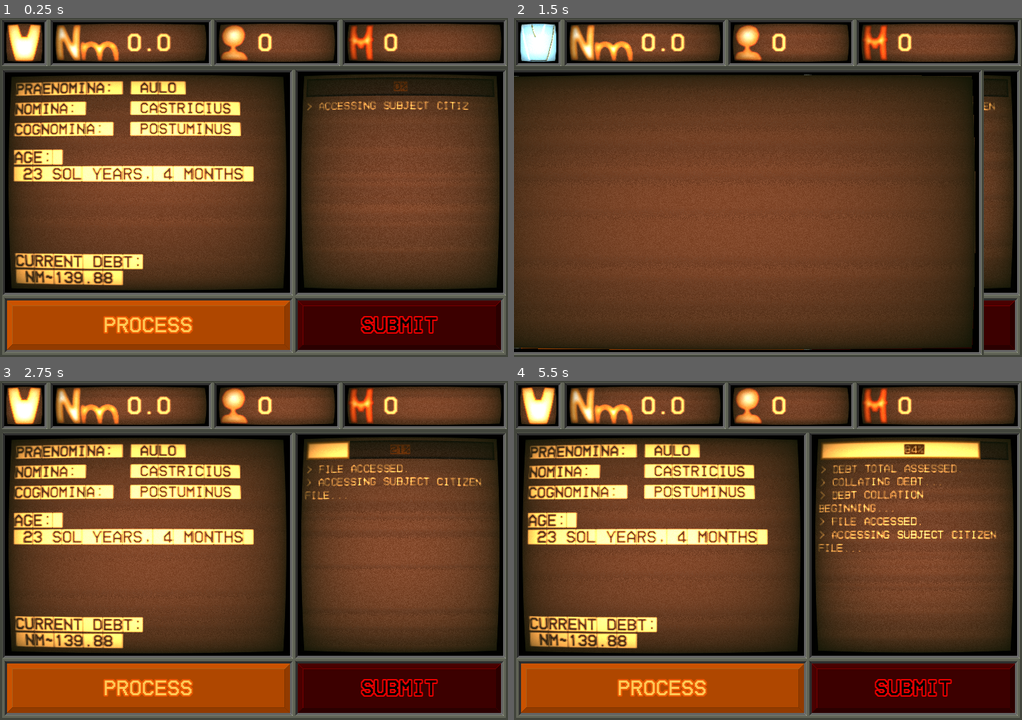
Above: before the commit, frames 1-4 (two rows, left to right).
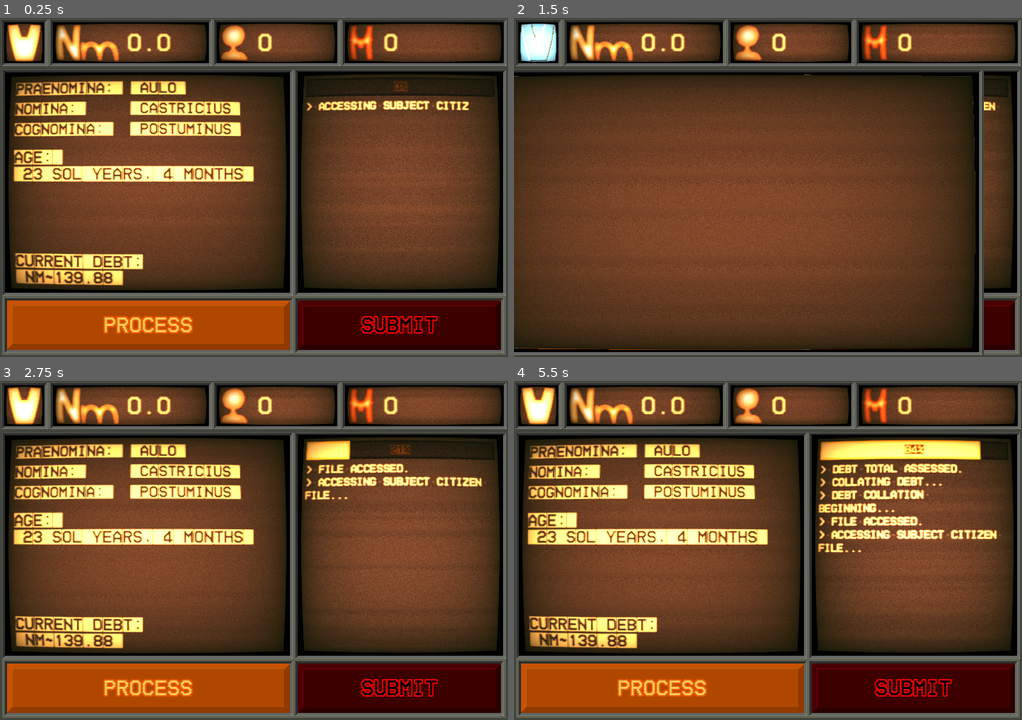
Above: after the commit, the same moments.

Repository: benIoannidis/Societas_Metallica-Processing_Division
Game: Godot game, scene res://main.tscn
The game is run twice, just before and just after one commit, with the same random seed, the same clock (stepped at 60 frames per second) and the same inputs.
Inputs (mouse positions are in pixels of both pictures, inside the frame that each line leads up to):
- Up to frame 1 (0.25 s): no input
- Up to frame 2 (1.5 s): click (539, 41) at 0.5 s; click (539, 41) at 1.25 s
- Up to frame 3 (2.75 s): click "PROCESS" at 2 s
- Up to frame 4 (5.5 s): click "PROCESS" at 2.75 s; click (539, 404) at 3.5 s; tap Enter (Submit) at 4.25, 4.55 s; tap Space (Process) at 4.35 s; click "PROCESS" at 5 s

The runs differ from the first frame. In frame 1, 0.7% of the frame differs, in the area x 60-93%, y 24-28%; in frame 2, less than 0.1%; in frame 3, 1.7%; in frame 4, 4.3%, in the area x 59-96%, y 17-51%.

Commit message:
got audio beep sfx going, as well as screen hum sfx

Diff:
--- a/societas-metallica---processing-division/Scripts/terminal.gd
+++ b/societas-metallica---processing-division/Scripts/terminal.gd
@@ -22,6 +22,8 @@
 @export var upgrade_screen: TextureRect
 
 signal should_iterate_console
+signal terminal_beep_sfx
+signal submission_beep_sfx
 
 var base_pos: Vector2
 func _ready() -> void:
@@ -39,12 +41,6 @@
 		GameManager.request_new_subject()
 		update_subject_details()
 
-func _process(delta: float) -> void:
-	if Input.is_action_just_pressed("Process") and not process_button.disabled:
-		_on_process_button_pressed()
-	if Input.is_action_just_pressed("Submit") and not submit_button.disabled:
-		_on_submit_button_pressed()
-
 func refresh_finacial_data() -> void:
 	var numus_amount: String = String.num(GameManager.total_numus, 2)
 	if GameManager.total_numus > 99.9:
@@ -57,6 +53,7 @@
 	var subject = GameManager.active_subject
 	if subject.is_empty(): return
 
+	terminal_beep_sfx.emit()
 	praenomia_label.text = " " + subject["praenomia"] + " "
 	nomia_label.text = " " + subject["nomia"] + " "
 	cognomia_label.text = " " + subject["cognomia"] + " "
@@ -75,6 +72,7 @@
 	cognomia_label.text = " INVALID QUERY "
 	age_label.text = " APPROPRIATE WORKING AGE "
 	debt_label.text = " NM~" + String.num(GameManager.active_subject["debt"] + 100.0, 2) + " "
+	terminal_beep_sfx.emit()
 
 func clear_subject_details() -> void:
 	praenomia_label.text = ""
@@ -89,7 +87,8 @@
 	GameManager.request_new_subject()
 	progress_bar.value = 0.0
 	clear_subject_details()
-	await await get_tree().create_timer(1).timeout
+	submission_beep_sfx.emit()
+	await get_tree().create_timer(1).timeout
 	update_subject_details()
 
 func _on_process_button_pressed() -> void:
--- /dev/null
+++ b/societas-metallica---processing-division/Scripts/terminal_blip_sfx.gd
@@ -0,0 +1,62 @@
+extends AudioStreamPlayer
+
+@onready var terminal: Control = $".."
+
+func _ready() -> void:
+	terminal.terminal_beep_sfx.connect(func():play_blip_sfx(false))
+	terminal.submission_beep_sfx.connect(func():play_blip_sfx(true))
+
+
+func play_blip_sfx(submission_blip: bool) -> void:
+	var generator: AudioStreamGenerator = AudioStreamGenerator.new()
+	generator.mix_rate = 44100
+	generator.buffer_length = 0.25
+
+	self.stream = generator
+	self.play()
+
+	var playback: AudioStreamPlayback = self.get_stream_playback()
+	if not playback:
+		return
+
+	var sample_rate: float = generator.mix_rate
+
+	var beep_duration: float = 0.12
+	var num_frames: int = int(sample_rate * beep_duration)
+
+	var target_frequency: float = 120.0
+	if submission_blip:
+		target_frequency = 160.0
+
+	var phase: float = 0.0
+
+	for i in range(num_frames):
+		var current_frequency: float = target_frequency
+
+		var increment: float = current_frequency / sample_rate
+		phase = wrapf(phase + increment, 0.0, 1.0)
+
+		var sample: float = 0.05 if phase < 0.5 else -0.05
+
+		var progress: float = float(i) / num_frames
+		if progress > 0.95:
+			var cutoff_fade: float = lerp(1.0, 0.0, (progress - 0.95)/ 0.05)
+			sample *= cutoff_fade
+		playback.push_frame(Vector2(sample, sample))
+
+	if submission_blip:
+		await get_tree().create_timer(0.1).timeout
+		target_frequency /= 2.0
+		for i in range(num_frames):
+			var current_frequency: float = target_frequency
+
+			var increment: float = current_frequency / sample_rate
+			phase = wrapf(phase + increment, 0.0, 1.0)
+
+			var sample: float = 0.05 if phase < 0.5 else -0.05
+
+			var progress: float = float(i) / num_frames
+			if progress > 0.95:
+				var cutoff_fade: float = lerp(1.0, 0.0, (progress - 0.95)/ 0.05)
+				sample *= cutoff_fade
+			playback.push_frame(Vector2(sample, sample))
--- /dev/null
+++ b/societas-metallica---processing-division/Scripts/terminal_hum.gd
@@ -0,0 +1,56 @@
+extends AudioStreamPlayer
+
+@export var hum_volume: float = 0.02
+@export var base_frequency: float = 50.0
+@export var oscillation_speed = 3.0
+
+var playback: AudioStreamPlayback
+var phase: float = 0.0
+var time_elapsed: float = 0.0
+
+func _ready() -> void:
+	var generator: AudioStreamGenerator = AudioStreamGenerator.new()
+	generator.mix_rate = 44100
+	generator.buffer_length = 0.5 # A slightly larger buffer keeps playback smooth
+
+	self.stream = generator
+	self.play()
+
+	playback = self.get_stream_playback()
+
+
+# Called every frame. 'delta' is the elapsed time since the previous frame.
+func _process(delta: float) -> void:
+	if not playback:
+		return
+
+	time_elapsed += delta
+
+	# 2. Keep checking how many free slots are available in the audio buffer
+	var frames_available = playback.get_frames_available()
+
+	# Fill the empty buffer space on the fly
+	for i in range(frames_available):
+		# Create an oscillation (LFO) using a sine wave over time
+		# This subtly swings the pitch up and down by 2.5 Hz to simulate voltage fluctuations
+		var pitch_wobble = sin(time_elapsed * oscillation_speed) * 2.5
+		var current_frequency = base_frequency + pitch_wobble
+
+		# Advance the wave phase
+		var increment = current_frequency / 44100.0
+		phase = wrapf(phase + increment, 0.0, 1.0)
+
+		# --- MULTI-WAVE BUZZ MATH ---
+		# A pure sine wave is too clean. By mixing a smooth sine wave with a harsh square wave,
+		# we get that perfect harsh "electrical transformer rattling against metal" timbre.
+		var sine_component = sin(phase * (PI * 2))
+		var square_component = 0.3 if phase < 0.5 else -0.3
+
+		var sample = (sine_component * 0.7) + (square_component * 0.3)
+
+		# Apply the volume and add a tiny volume wobble so the loudness breathes slightly too
+		var volume_wobble = 1.0 + (sin(time_elapsed * 1.5) * 0.1)
+		sample *= hum_volume * volume_wobble
+
+		# Feed it into the continuous live buffer
+		playback.push_frame(Vector2(sample, sample))
--- a/societas-metallica---processing-division/default_bus_layout.tres
+++ b/societas-metallica---processing-division/default_bus_layout.tres
@@ -2,10 +2,10 @@
 
 [sub_resource type="AudioEffectReverb" id="AudioEffectReverb_j3pel"]
 resource_name = "Reverb"
-room_size = 0.35
+room_size = 0.13
 damping = 0.0
-spread = 0.4
-wet = 0.3
+spread = 0.17
+wet = 0.13
 
 [resource]
 bus/1/name = &"ButtonFX"
--- a/societas-metallica---processing-division/main.tscn
+++ b/societas-metallica---processing-division/main.tscn
@@ -24,6 +24,8 @@
 [ext_resource type="AudioStream" uid="uid://d4cwg0em75p5" path="res://Audio/key_thud.mp3" id="20_getpj"]
 [ext_resource type="Texture2D" uid="uid://delq0knplpg22" path="res://UI/Sprites/upgrade_screen.png" id="22_1u8w0"]
 [ext_resource type="Texture2D" uid="uid://b8v0qggu3ganp" path="res://UI/Sprites/upgrade_screen_panel.png" id="23_0odxb"]
+[ext_resource type="Script" uid="uid://ccn8mtqpe8q7c" path="res://Scripts/terminal_blip_sfx.gd" id="25_0odxb"]
+[ext_resource type="Script" uid="uid://chybemvabtxl4" path="res://Scripts/terminal_hum.gd" id="26_lswn8"]
 
 [sub_resource type="ShaderMaterial" id="ShaderMaterial_blvug"]
 shader = ExtResource("2_ycdy4")
@@ -65,7 +67,7 @@
 shader_parameter/scanline_noise_intensity = 0.8370000397575
 shader_parameter/scanline_density = 49.525001877437504
 shader_parameter/glow_intensity = 3.0000001425
-shader_parameter/glow_threshold = 0.550000026125
+shader_parameter/glow_threshold = 0.28400001349
 
 [sub_resource type="StyleBoxFlat" id="StyleBoxFlat_yo5px"]
 bg_color = Color(0.24, 0.12319999, 0.064799994, 1)
@@ -93,6 +95,18 @@
 
 [sub_resource type="StyleBoxFlat" id="StyleBoxFlat_ajysn"]
 bg_color = Color(0.65, 0.33799997, 0.18199998, 0)
+
+[sub_resource type="InputEventAction" id="InputEventAction_a6jrf"]
+action = &"Process"
+
+[sub_resource type="Shortcut" id="Shortcut_lswn8"]
+events = [SubResource("InputEventAction_a6jrf")]
+
+[sub_resource type="InputEventAction" id="InputEventAction_qsp4k"]
+action = &"Submit"
+
+[sub_resource type="Shortcut" id="Shortcut_xuqvo"]
+events = [SubResource("InputEventAction_qsp4k")]
 
 [sub_resource type="ShaderMaterial" id="ShaderMaterial_pdrlu"]
 shader = ExtResource("2_ycdy4")
@@ -469,6 +483,7 @@
 offset_bottom = -10.0
 grow_vertical = 0
 focus_mode = 0
+shortcut = SubResource("Shortcut_lswn8")
 texture_normal = ExtResource("4_7mycd")
 texture_pressed = ExtResource("5_272bh")
 texture_disabled = ExtResource("6_4c57u")
@@ -509,6 +524,7 @@
 grow_horizontal = 0
 grow_vertical = 0
 focus_mode = 0
+shortcut = SubResource("Shortcut_xuqvo")
 texture_normal = ExtResource("6_5vw27")
 texture_pressed = ExtResource("7_kek77")
 texture_disabled = ExtResource("8_4c57u")
@@ -536,6 +552,7 @@
 vertical_alignment = 1
 
 [node name="UpgradeScreen" type="TextureRect" parent="TerminalScreen" unique_id=106190974]
+visible = false
 texture_filter = 1
 layout_mode = 0
 offset_top = 70.0
@@ -565,4 +582,12 @@
 stream = ExtResource("20_getpj")
 bus = &"ButtonFX"
 
+[node name="TerminalBlipSFX" type="AudioStreamPlayer" parent="." unique_id=2118864518]
+bus = &"ButtonFX"
+script = ExtResource("25_0odxb")
+
+[node name="TerminalHum" type="AudioStreamPlayer" parent="." unique_id=1429663728]
+script = ExtResource("26_lswn8")
+oscillation_speed = 10.0
+
 [connection signal="button_up" from="TerminalScreen/TopBar2/BarBg/Logo/UpgradesButton" to="." method="_on_texture_button_button_up"]
--- a/societas-metallica---processing-division/project.godot
+++ b/societas-metallica---processing-division/project.godot
@@ -14,6 +14,10 @@
 run/main_scene="uid://b3c7xvctt7ymc"
 config/features=PackedStringArray("4.7", "GL Compatibility")
 config/icon="res://icon.svg"
+
+[audio]
+
+buses/default_bus_layout="uid://bq38d0sjs002x"
 
 [autoload]
 
Not shown, added: societas-metallica---processing-division/Scripts/terminal_blip_sfx.gd.uid
Not shown, added: societas-metallica---processing-division/Scripts/terminal_hum.gd.uid
